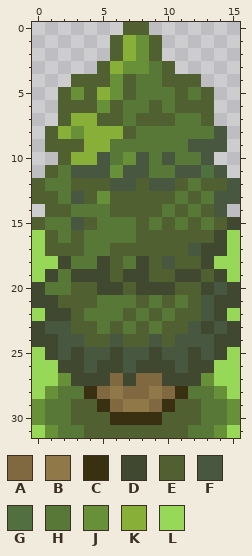
A pixel-art sprite gets an edit: images/tiles/tree.png. That is the earlier state.
The file is 16x32 pixels.
Palette (. is transparent): A #806840  B #907848  C #383010  D #404830  E #506030  F #485840  G #507040  H #587838  J #689038  K #88b038  L #98d858
Pixels before, first column x 0:
 0 .......EE.......
 1 ......EKJE......
 2 ......EKJE......
 3 .....EKJJHE.....
 4 ...EEEJEHHEEE...
 5 ..EJEKJEHHHEHE..
 6 ..EEEJEHHEHEEE..
 7 ..EKKEEHEEEHHE..
 8 .EKJKKKEHHHHHHF.
 9 .EEEKKHHHHHHFFF.
10 ..EKKFHJFHFHHF..
11 .EHFFFJFFHHFFGF.
12 EHHEEEFFEFFEHEEF
13 EEHFEJEEEEEHEHFF
14 .EEHHHEEEEHEHEF.
15 EHHFEHHHEHEHEHED
16 LEHEHHHHEEEEEEDL
17 LEEEHHEEEEEEFDDL
18 LLDHHDEHDEFEEDLL
19 LDHDDDEDDEEDDEDL
20 DHHEEDDEDDDEEDFD
21 DDEEEHHHEHEHEFDD
22 LDDEHHHEHEHEEFDL
23 DFFEEHEHEHEEFDFD
24 DDFFEEFEEFEFFFDD
25 LDFDFFDFFDFFDFDL
26 LLDDFDDFDDDFDDLL
27 LLJDDDADAADDDJLL
28 LJHHCABAABACHHJL
29 JHHEECABBACEEHHJ
30 JHHEEECCCCEEEHHJ
31 LJHHEEEEEEEEHHJL
New version:
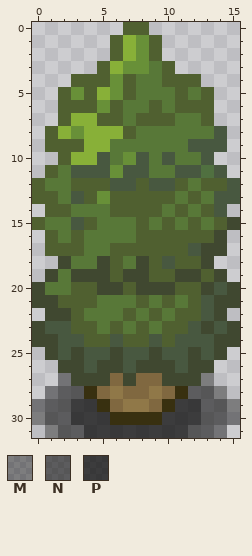
Colours new in this view: M #00000064  N #0000008c  P #000000b4
Difference:
Changed rows in their new state; - is an unchanged pixel.
first column x 0:
16 .--------------.
17 .--------------.
18 ..------------..
19 .--------------.
22 .--------------.
25 .--------------.
26 ..------------..
27 ..M----------M..
28 .MNN--------NNM.
29 MNNPP------PPNNM
30 MNNPPP----PPPNNM
31 .MNNPPPPPPPPNNM.
Where, in picture pixels (left, top, right, bottom), the same in both pictures:
changed: (32, 230, 240, 438)
